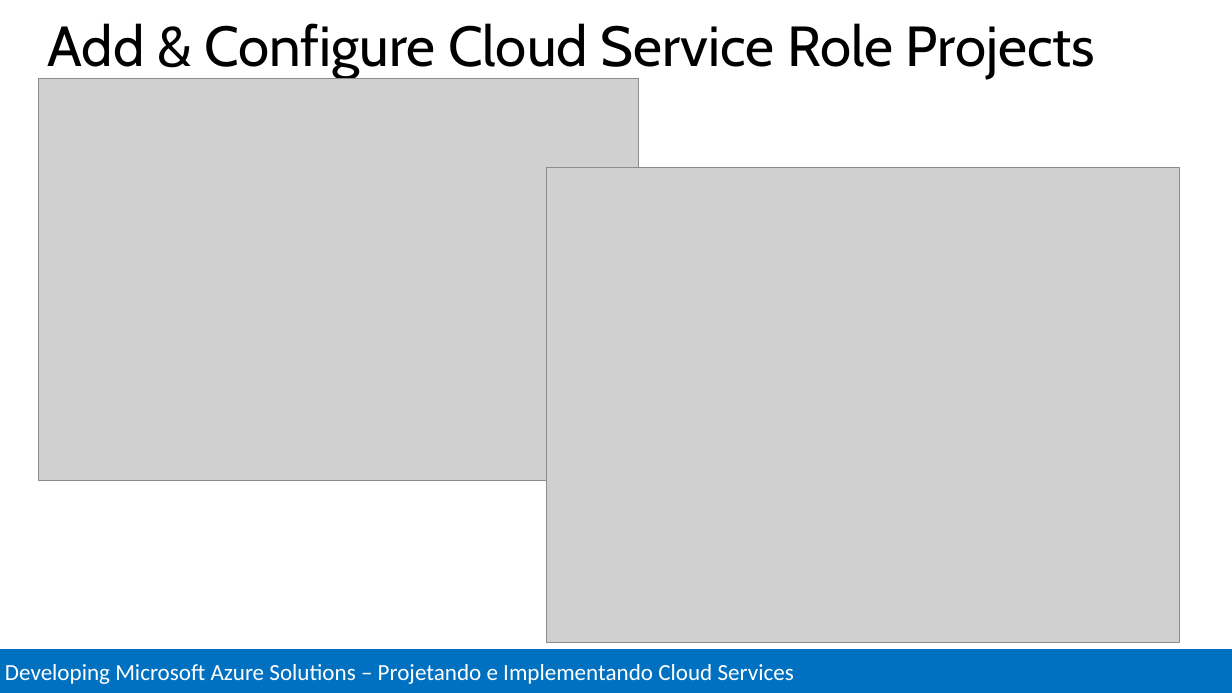
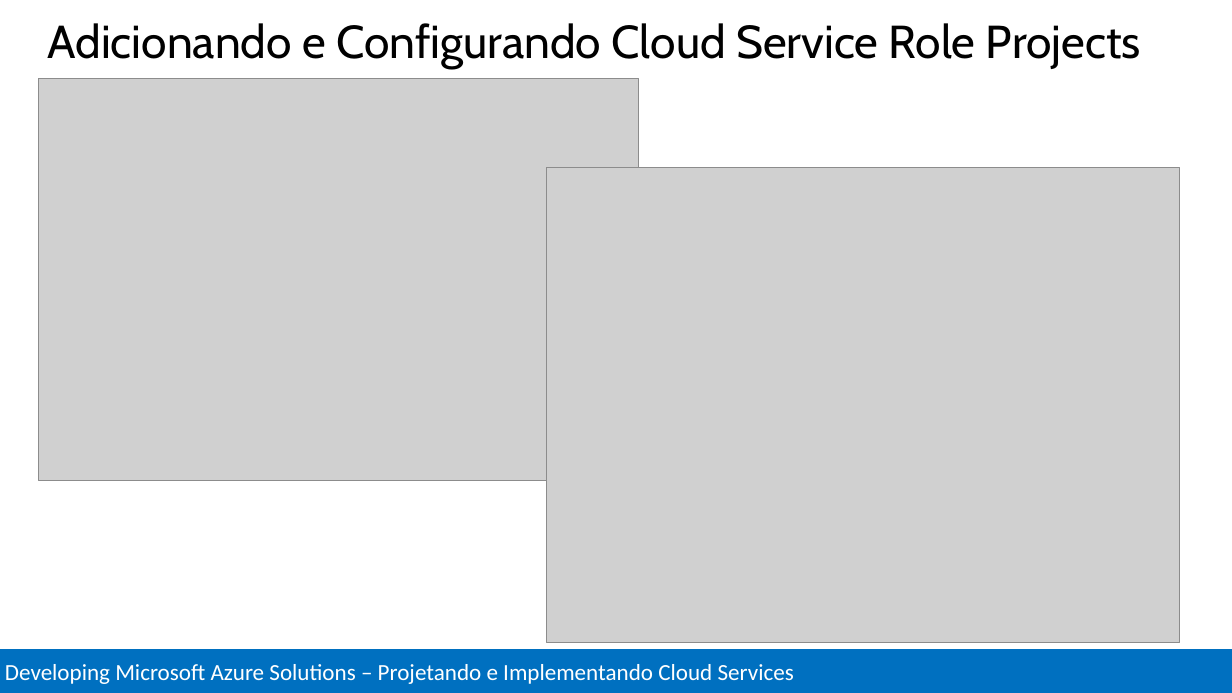
Before and after one commit to Evilazaro/MCSDAzureTraining, a slide deck: slide 21 of Design and Implement Cloud Services/Design and Implement Cloud Services.pptx. Drawn at 1232x693 pixels with LibreOffice and Linux fonts; fonts in the diff are those of the drawing; grey boxes stand for pictures. Boxes give left, top, right and bottom in pixels: in the first picture for what was removed or moved away, otherwise in the second. Text is boxed around its words. In the diff, an @@ line names an element or a change of style, - is before the commit and + after.

```diff
--- a/Design and Implement Cloud Services/Design and Implement Cloud Services.pptx
+++ b/Design and Implement Cloud Services/Design and Implement Cloud Services.pptx
@@ title at (48, 23, 1141, 69): text changed; size 44 to 36 pt @@
-Add & Configure Cloud Service Role Projects
+Adicionando e Configurando Cloud Service Role Projects
```
Also in this commit, not shown: 2 other slides changed.
